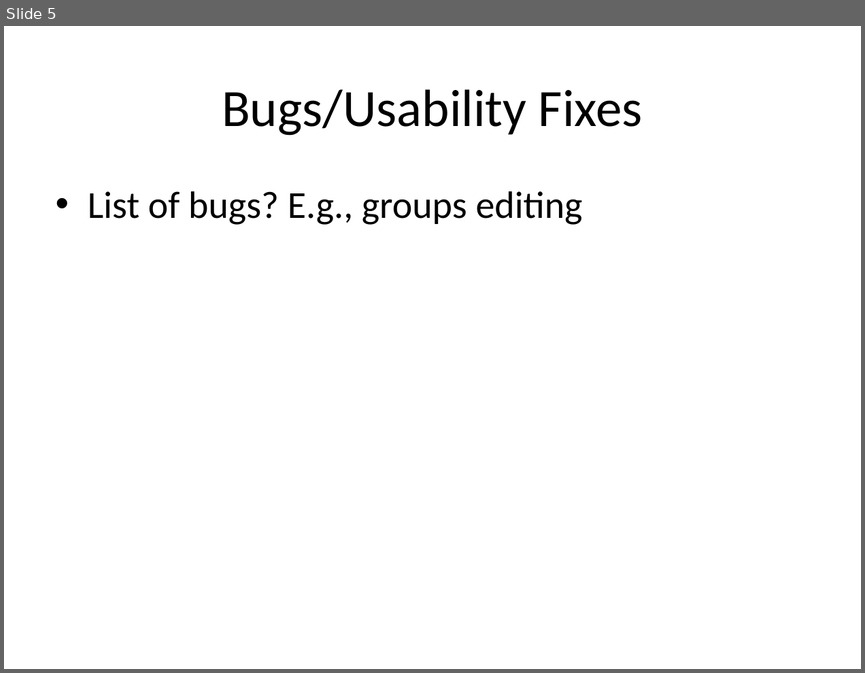
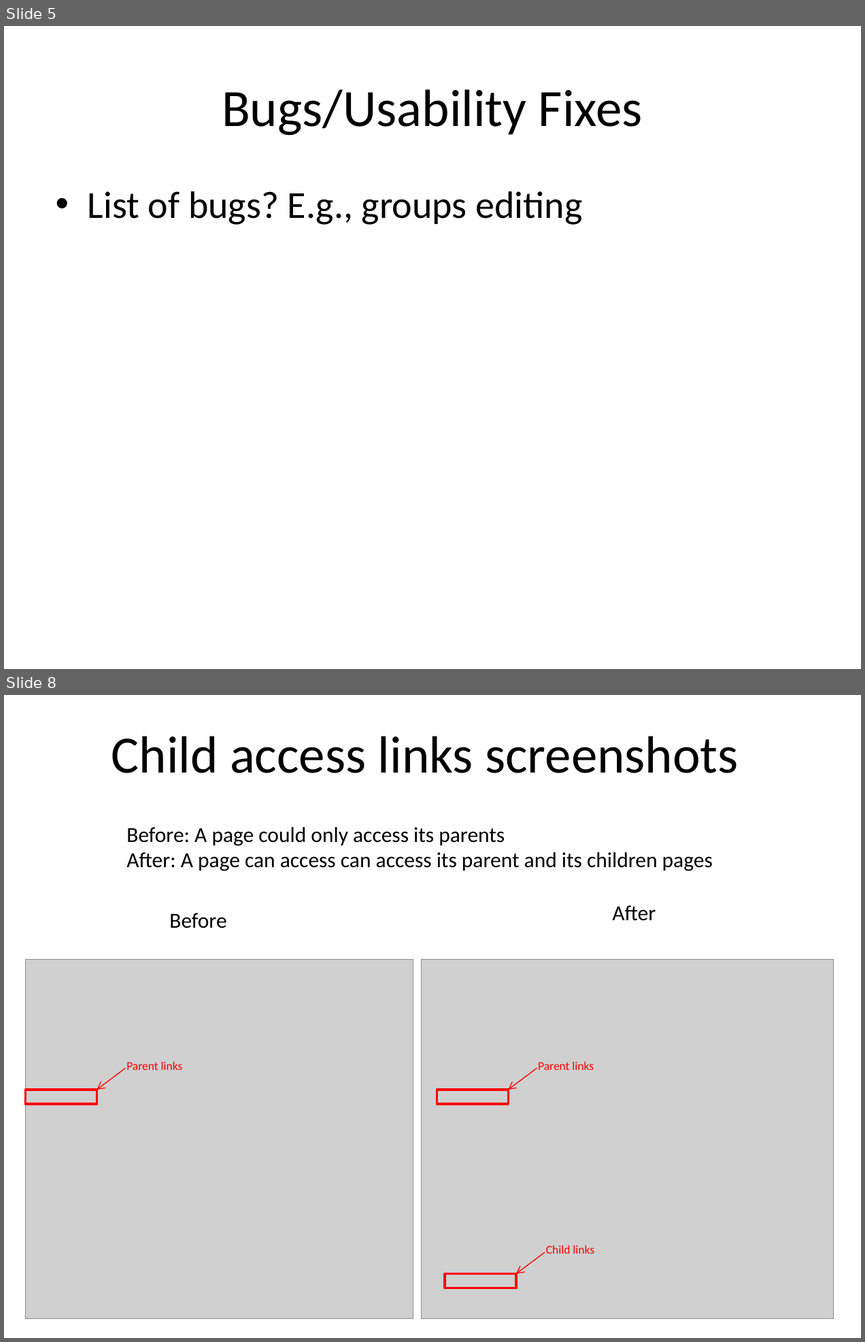
Before and after one commit to ytrstu/app-engine-site-creator, a slide deck: branches/CEN3031-per7/app-engine-site-creator/presIIIdev.pptx. Shown one above the other, each under a label of ours: slide 5 before the commit, slides 5 and 8 after it; the slides between them are not shown. The pictures are 865x673 and 865x1342 pixels, drawn with LibreOffice and Linux fonts; fonts in the diff are those of the drawing; grey boxes stand for pictures. Boxes give left, top, right and bottom in pixels: in the first picture for what was removed or moved away, otherwise in the second. Text is boxed around its words. In the diff, an @@ line names an element or a change of style, - is before the commit and + after.

Commit message:
Child access links slide updated.  Code slide will probably be updated again later when versioning change is accounted for.

```diff
--- a/branches/CEN3031-per7/app-engine-site-creator/presIIIdev.pptx
+++ b/branches/CEN3031-per7/app-engine-site-creator/presIIIdev.pptx
@@ slide 8 added at box(4, 695, 861, 1338), background #FFFFFF @@
@@ text added at box(111, 736, 738, 773), 44 pt, text #000000 @@
+Child access links screenshots
@@ text added at box(126, 827, 713, 871), 18 pt, text #000000 @@
+Before: A page could only access its parents
+After: A page can access can access its parent and its children pages
@@ text added at box(169, 913, 226, 928), 18 pt, text #000000 @@
+Before
@@ text added at box(612, 905, 655, 921), 18 pt, text #000000 @@
+After
@@ picture added at box(26, 959, 413, 1318) @@
@@ picture added at box(422, 959, 834, 1318) @@
@@ text added at box(126, 1062, 183, 1070), 10 pt, text #FF0000 @@
+Parent links
@@ text added at box(538, 1062, 594, 1070), 10 pt, text #FF0000 @@
+Parent links
@@ arrow added from (126, 1068) to (96, 1089), #FF0000 0.75 pt @@
@@ arrow added from (537, 1068) to (508, 1089), #FF0000 0.75 pt @@
@@ rectangle added at box(26, 1089, 96, 1104), outline #FF0000 2 pt @@
@@ rectangle added at box(436, 1089, 508, 1104), outline #FF0000 2 pt @@
@@ text added at box(546, 1245, 594, 1253), 10 pt, text #FF0000 @@
+Child links
@@ arrow added from (545, 1252) to (516, 1273), #FF0000 0.75 pt @@
@@ rectangle added at box(445, 1273, 515, 1288), outline #FF0000 2 pt @@
```
Also in this commit, not shown: 2 other slides added.
